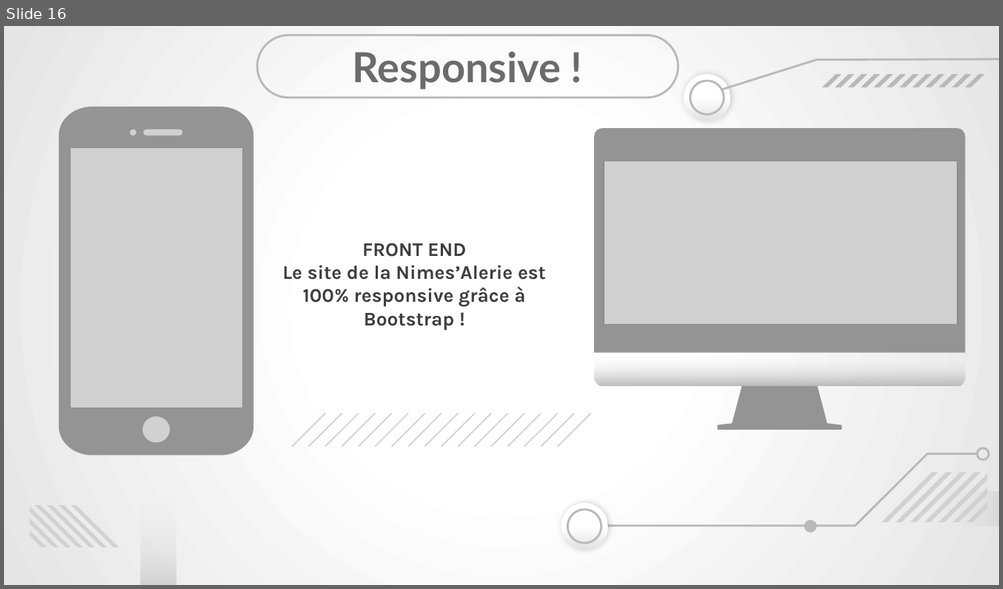
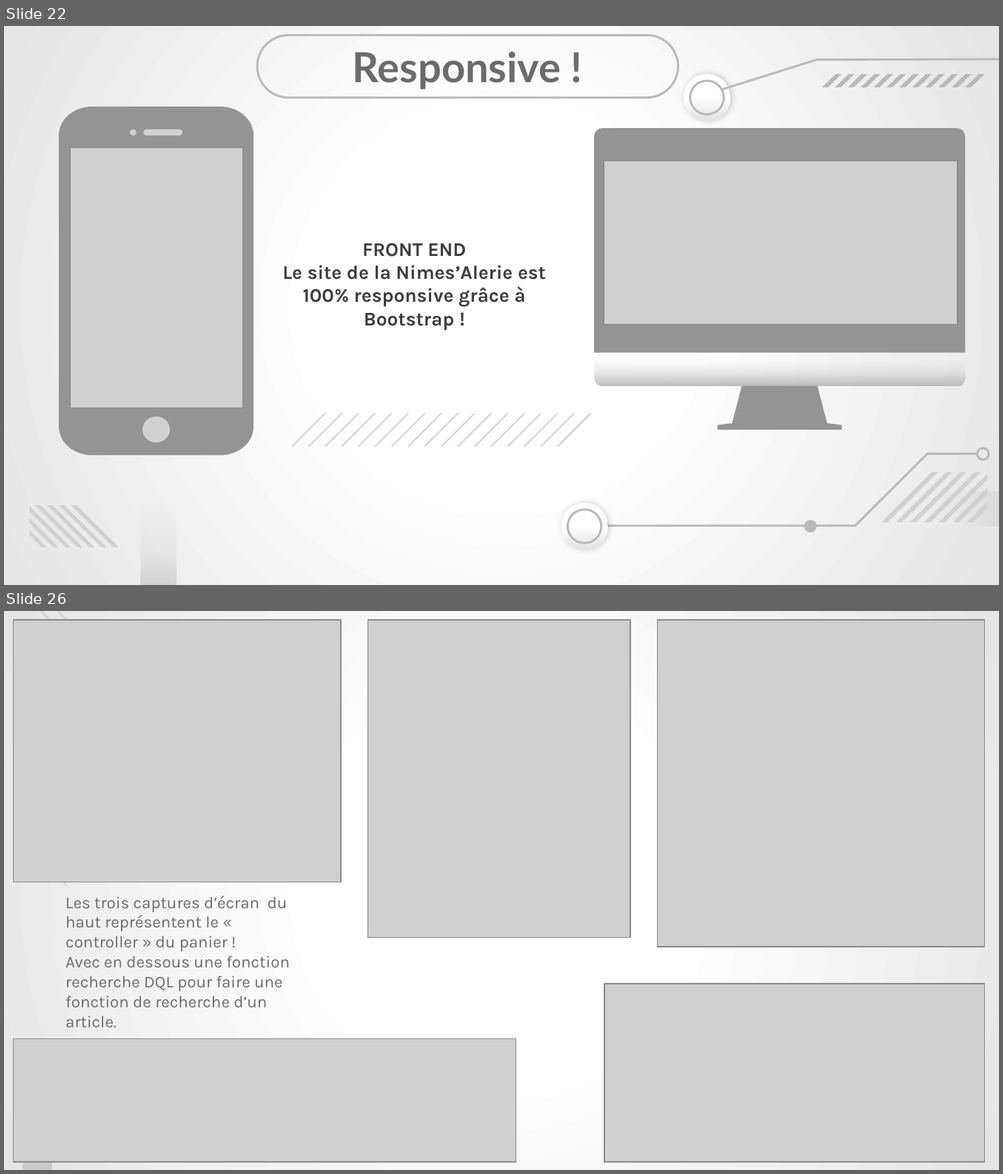
Before and after one commit to Ninewashburn/Business_case-Symfony-eShop-, a slide deck: capture_texte/fiche en cours de remplissage/Présentation soutenance Meynadier Renaud.pptx. Shown one above the other, each under a label of ours: slide 16 before the commit, slides 22 and 26 after it; the slides between them are not shown. The pictures are 1003x589 and 1003x1174 pixels, drawn with LibreOffice and Linux fonts; fonts in the diff are those of the drawing; grey boxes stand for pictures. Boxes give left, top, right and bottom in pixels: in the first picture for what was removed or moved away, otherwise in the second. Text is boxed around its words. In the diff, an @@ line names an element or a change of style, - is before the commit and + after.

```diff
--- a/capture_texte/fiche en cours de remplissage/Présentation soutenance Meynadier Renaud.pptx
+++ b/capture_texte/fiche en cours de remplissage/Présentation soutenance Meynadier Renaud.pptx
@@ slide 26 added at (4,611,999,1170), background gradient #FFFFFF to #E5E5E5 @@
@@ picture added at (13,620,340,883) @@
@@ picture added at (367,620,629,938) @@
@@ picture added at (657,620,984,947) @@
@@ group added at (33,611,67,886): 4 freeform shapes @@
@@ text added at (65,896,290,1028), 12 pt, text #6B6B6B @@
+Les trois captures d’écran du haut représentent le « controller » du panier !
+Avec en dessous une fonction recherche DQL pour faire une fonction de recherche d’un article.
@@ picture added at (603,984,984,1162) @@
@@ freeform shape added at (23,1024,52,1170), fill gradient #B9B9B9 to #FFFFFF @@
@@ picture added at (13,1039,515,1163) @@
@@ what was slide 16 is now slide 22 @@
```
Also in this commit, not shown: 23 other slides changed, 8 other slides added, 1 slide removed, 1 other file.
